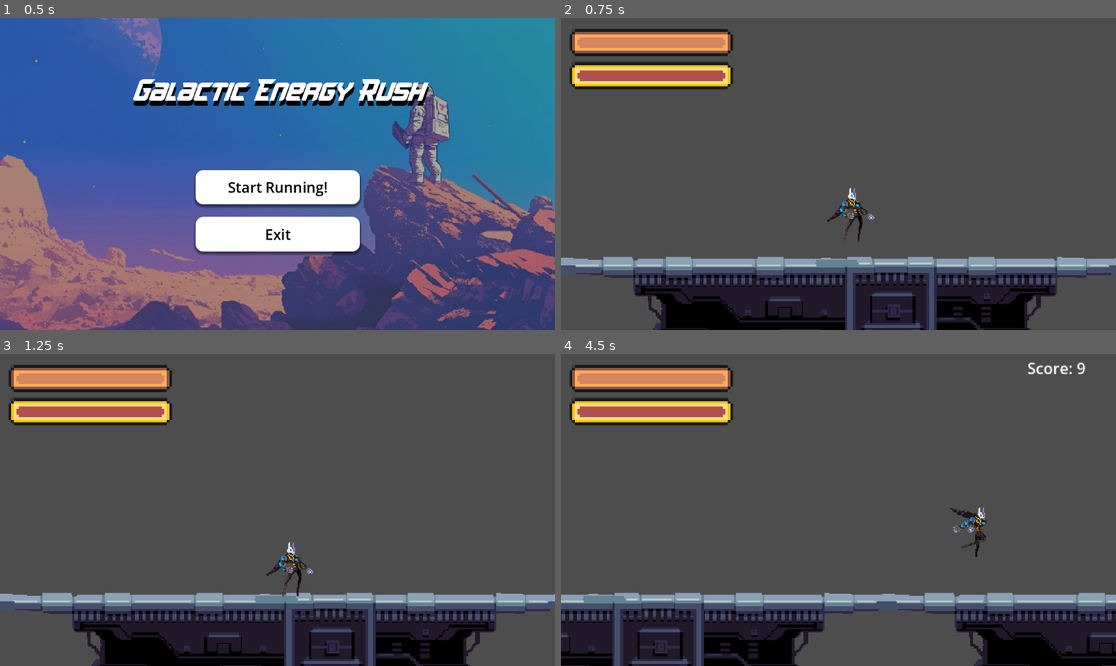
Above: before the commit, frames 1-4 (two rows, left to right).
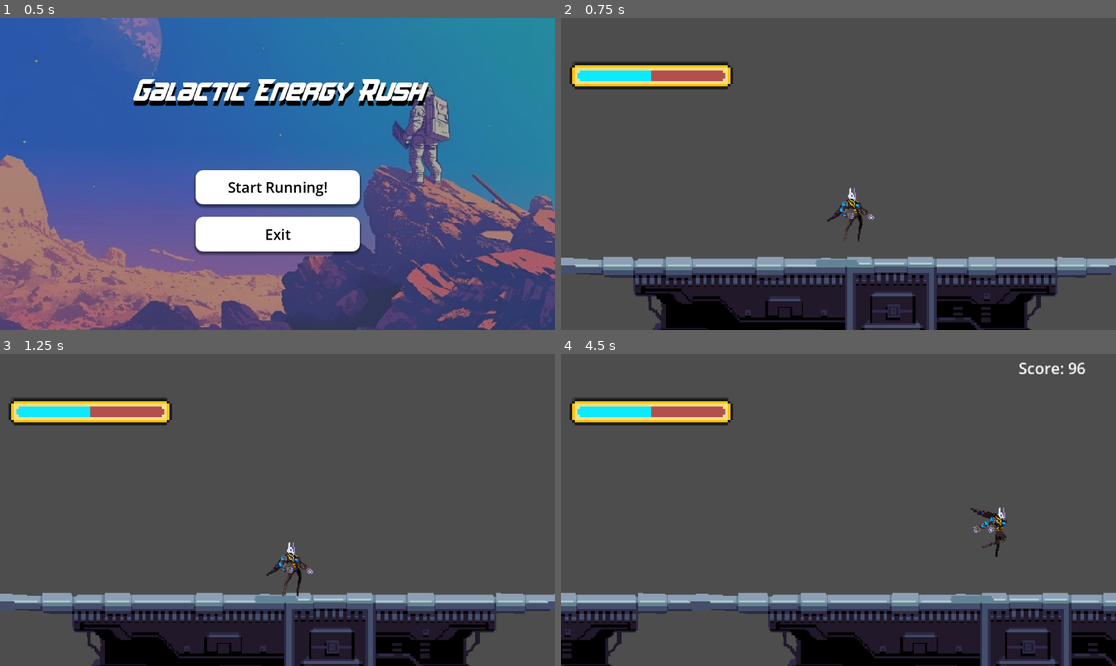
Above: after the commit, the same moments.

Repository: Mir-Shabab-Hasnat/galactic-energy-rush
Game: Godot game, scene res://scenes/main_menu.tscn
Same seed, same stepped clock (60 frames per second), same inputs: the game is played once before the commit and once after it. The engine's default icon, where the game draws it, is replaced by a stand-in: a white triangle on a blue panel in a dark square.
Inputs:
- Up to frame 1 (0.5 s): no input
- Up to frame 2 (0.75 s): click "Start Running!" at 0.5 s
- Up to frame 3 (1.25 s): no input
- Up to frame 4 (4.5 s): tap Enter (ui_accept) at 1.25, 1.52, 2.27, 3.77 s; hold Right (ui_right) 1.28-2.78 s; hold Left (ui_left) 2.78-3.53 s; hold Right (ui_right) from 3.53 s (still down)

Frame 1 is identical in both runs. In frame 2, 3.0% of the frame differs, in the area x 1-32%, y 3-21%; in frame 3, 3.0%; in frame 4, 21%, in the area x 0-100%, y 2-100%.

Commit message:
refactored energy to be stored in player left a lazy variable in the game.gd file for others to access, updated every tick from player. Removed health and replaced with just energy.

Diff:
--- a/floating_platform.gd
+++ b/floating_platform.gd
@@ -15,5 +15,5 @@
 func _process(delta: float) -> void:
 	var viewport_rect = get_viewport().get_visible_rect()
 	if global_position.x < viewport_rect.position.x -100:
-		print("platform free at ", position.x)
+		# print("platform free at ", position.x)
 		queue_free()
--- a/scenes/game.tscn
+++ b/scenes/game.tscn
@@ -6,7 +6,6 @@
 [ext_resource type="PackedScene" uid="uid://buea86mone3fc" path="res://scenes/MetalBlock.tscn" id="5_bdi6l"]
 [ext_resource type="PackedScene" uid="uid://c8g7ytr2jjwhn" path="res://scenes/Systems/enemy_spawner.tscn" id="5_os26m"]
 [ext_resource type="PackedScene" uid="uid://d1jri3j612yir" path="res://scenes/Systems/PowerUpManager.tscn" id="5_rp0wt"]
-[ext_resource type="PackedScene" uid="uid://c552dtay6v1ob" path="res://scenes/health_bar.tscn" id="6_0yogw"]
 [ext_resource type="PackedScene" uid="uid://3twjj60qwn1o" path="res://scenes/energy_bar.tscn" id="7_6hyyh"]
 
 [sub_resource type="WorldBoundaryShape2D" id="WorldBoundaryShape2D_n7mas"]
@@ -60,8 +59,6 @@
 
 [node name="PowerUpManager" parent="." instance=ExtResource("5_rp0wt")]
 
-[node name="HealthBar" parent="." instance=ExtResource("6_0yogw")]
-
 [node name="EnergyBar" parent="." instance=ExtResource("7_6hyyh")]
 
 [node name="ScoreLabel" type="Label" parent="."]
--- a/scripts/enemy_spawner.gd
+++ b/scripts/enemy_spawner.gd
@@ -4,8 +4,9 @@
 @export var floatingPlatform_scene = preload("res://scenes/floating_platform.tscn")
 @export var spawn_interval: float = randf_range(1.5,3.5)
 
+@onready var game_instance = get_node("/root/Game")
+
 var start_spawn = false
-
 var timer = 0.0
 
 # Called when the node enters the scene tree for the first time.
@@ -27,6 +28,7 @@
 	var evil_eye = evil_eye_scene.instantiate()
 
 	add_child(evil_eye)
+	evil_eye.connect("player_collided", Callable(game_instance, "_on_player_collided"))
 	evil_eye.can_move = true
 	evil_eye.global_position.x = 630
 	evil_eye.global_position.y = 200
@@ -45,7 +47,7 @@
 	MetalBox.global_position.x = 640
 	MetalBox.global_position.y = 220
 
-	print(MetalBox.global_position.x, " ",MetalBox.global_position.y)
+	# print(MetalBox.global_position.x, " ",MetalBox.global_position.y)
 
 func spawnFloatingplatform() -> void:
 
@@ -57,4 +59,4 @@
 	flPlatform.global_position.x = 500
 	flPlatform.global_position.y = height
 
-	print(flPlatform.global_position.x, " ",flPlatform.global_position.y)
+	# print(flPlatform.global_position.x, " ",flPlatform.global_position.y)
--- a/scripts/evil_eye.gd
+++ b/scripts/evil_eye.gd
@@ -7,10 +7,12 @@
 @export var speed: float = 200;
 
 var game_instance
+signal player_collided(damage)
+
 # Called when the node enters the scene tree for the first time.
 func _ready() -> void:
 	 # Connect the collision detection signal
-	connect("body_entered" ,Callable(self, "_on_body_entered"))
+	connect("body_entered", Callable(self, "_on_body_entered"))
 	game_instance = get_node("/root/Game")
 
 
@@ -24,21 +26,19 @@
 		position.x -= (speed + energy) * delta
 
 	if global_position.x < viewport_rect.position.x:
-		print("eye free at ", position.x)
+		# print("eye free at ", position.x)
 		queue_free()
 
 
 func _on_body_entered(body):
-	if body.is_in_group("player"):  # Assuming obstacles are in an "obstacles" group
-		print("Collision with obstacle detected!")
-		game_instance.health -= 10
-		game_instance.energy -= 5
-		print(game_instance.health)
+	if body.is_in_group("player"):
+		# print("Emitting player_collided signal with damage: 5")
+		emit_signal("player_collided", 5)  # Example damage value
 		queue_free()
 
 
 func update_energy() -> void:
-	energy = game_instance.energy * 3
+	energy = game_instance.player_energy * 3
 
 func update_move_state() -> void:
 	can_move = game_instance.start_run
--- a/scripts/game.gd
+++ b/scripts/game.gd
@@ -9,32 +9,25 @@
 
 @onready var player = $Player
 @onready var platform = $Platform
-# @onready var Obstacle = $EvilEye
-
-
+@onready var enemy = $EvilEye
 
 @onready var ObstacleSpawner = $"Enemy Spawner"
 @onready var powerup_manager = $"PowerUpManager"
 
-@onready var healthbar = $HealthBar
 @onready var energyBar = $EnergyBar
 @onready var scoreLabel = $ScoreLabel
 
-@export var energy: int = 0;
-var appliedEnergy
-@export var health = 1;
+var appliedEnergy # whats the point of this
+var player_energy
 var score: int = 0;
 var accumulated_score: float = 0.0;
 var game_started: bool = false
-
 var start_run = false
 
 
 # Called when the node enters the scene tree for the first time.
 func _ready() -> void:
-
-	healthbar.health = health
-	energyBar.energy = energy
+	energyBar.energy = player.energy
 
 	# Start the timer when the game is ready
 	$Timer.wait_time = 2.0  # Set the wait time to 2 seconds
@@ -46,17 +39,16 @@
 
 # Called every frame. 'delta' is the elapsed time since the previous frame.
 func _process(delta: float) -> void:
-	if health > 100:
-		health = 100
-	if energy > 100:
-		energy = 100
+	if player.energy > 100:
+		player.energy = 100
+		player_energy = player.energy
 
-	if health <= 0:
+	if player.energy <= 0:
 		game_end()
 
 	if start_run:
 		# Increment the accumulated score based on the player's velocity
-		accumulated_score += max(5, energy) * delta
+		accumulated_score += max(5, player.energy) * delta
 
 		# Update the integer score variable when the accumulated score exceeds 1
 		if accumulated_score >= 1.0:
@@ -74,8 +66,8 @@
 
 	handle_input()
 
-	energyBar.energy = energy
-	healthbar.health = health
+	energyBar.energy = player.energy
+	player_energy = player.energy
 
 	apply_energy()
 
@@ -93,16 +85,24 @@
 		if player.running or player.jump:
 			var direction := Input.get_axis("ui_left", "ui_right")
 			if direction:
-				player.velocity.x = direction * (Speed + energy)
+				player.velocity.x = direction * (Speed + player.energy)
 			else:
-				player.velocity.x = move_toward(player.velocity.x, 0, (Speed + energy))
+				player.velocity.x = move_toward(player.velocity.x, 0, (Speed + player.energy))
 
 	player.move_and_slide()
 
+func _on_player_collided(energy_loss):
+	if not player.is_invincible:
+		player.decrement_energy(energy_loss)
+		player.energy -= energy_loss
+		player_energy = player.energy
+		energyBar.energy = player.energy  # Update energy bar with player's energy
+
+
+# What does this function do?
 func apply_energy():
-	appliedEnergy = energy * 2
+	appliedEnergy = player.energy * 2
 	platform.energy = appliedEnergy
-
 
 func _on_timer_timeout() -> void:
 	start_run = true
@@ -131,6 +131,6 @@
 		start_run = false
 
 
-		print("Loaded main menu scene.")
+		# print("Loaded main menu scene.")
 	else:
 		print("Error: main_menu scene is not loaded correctly.")
--- a/scripts/metal_block.gd
+++ b/scripts/metal_block.gd
@@ -19,7 +19,7 @@
 	update_energy()
 	var viewport_rect = get_viewport().get_visible_rect()
 	if global_position.x < viewport_rect.position.x:
-		print("metal free at ", position.x)
+		# print("metal free at ", position.x)
 		queue_free()
 	pass
 
@@ -30,8 +30,7 @@
 		position.x -= (speed + energy) * delta  # Move the body right at 100 pixels per second
 
 func update_energy() -> void:
-
-	energy = game_instance.energy * 3
+	energy = game_instance.player_energy * 3
 
 func update_move_state() -> void:
 	can_move = game_instance.start_run
--- a/scripts/player.gd
+++ b/scripts/player.gd
@@ -8,6 +8,7 @@
 var jump = false
 var is_invincible: bool = false
 var double_points = false
+var energy: int = 50
 
 @onready var animated_player = $AnimatedSprite2D
 
@@ -56,4 +57,6 @@
 		# Double the current score
 		pass
 
-#detects palyer collosion with obstacles
+func decrement_energy(amount: int):
+	if not is_invincible:
+		energy -= amount
--- a/scripts/powerups/DoublePoints.gd
+++ b/scripts/powerups/DoublePoints.gd
@@ -4,7 +4,7 @@
 # @onready var animated_sprite = $Sprite2D
 
 func apply_effect(player):
-    player.double_points = true
+	player.double_points = true
 
 func remove_effect(player):
-    player.double_points = false
+	player.double_points = false
--- a/scripts/powerups/power_up.gd
+++ b/scripts/powerups/power_up.gd
@@ -7,7 +7,7 @@
 var effect_script: GDScript
 var can_move = false
 var energy = 0
-var game
+var game_instance
 
 @export var speed: float = 200;
 @onready var sprite = $powerupSprite  # Reference to the Sprite2D node
@@ -25,7 +25,7 @@
 		queue_free()
 
 func update_move_state() -> void:
-	can_move = game.start_run
+	can_move = game_instance.start_run
 
 func _ready():
 
@@ -39,29 +39,23 @@
 
 
 func update_energy() -> void:
-
-	energy = game.energy * 3
+	energy = game_instance.player_energy * 3
 
 func apply_power_up(player):
 	if power_up_type == PowerUpType.ENERGY_PICKUP:
-		if game:
-			if game.energy <= 100:
-				game.energy += 10  # Increment the energy value in the game node
-			print("Applied Energy increased by 10. Current energy: ", game.appliedEnergy)
-			print("Energy increased by 10. Current energy: ", game.energy)
+		if game_instance:
+			if player.energy <= 100:
+				player.energy += 10  # Increment the energy value in the game node
 		else:
 			print("Error: game reference is not set")
 	if power_up_type == PowerUpType.DOUBLE_POINTS:
-		if game:
-			if game.health <= 100:
-				game.health += 25
-			print("HEALTH: ", game.health)
+		pass
 	else:
 		if effect_script:
 			var effect_instance = effect_script.new()
 			get_tree().root.add_child(effect_instance)
 			effect_instance.start_effect(player)
-			print("Powerup applied: ", power_up_type)
+			# print("Powerup applied: ", power_up_type)
 		else:
 			print("Error: effect_script is not set")
 
--- a/scripts/powerups/powerup_manager.gd
+++ b/scripts/powerups/powerup_manager.gd
@@ -3,7 +3,7 @@
 # Preload the powerup scene
 var PowerUpScene = preload("res://scenes/powerup.tscn")
 
-@export var spawn_interval: float = 1
+@export var spawn_interval: float = 5
 
 # Preload the effect scenes
 var InvincibilityEffectScript = preload("res://scripts/powerups/Invincibility.gd")
@@ -16,11 +16,11 @@
 var start_spawn = false
 var timer = 0.0
 
-var game
+var game_instance
 
 # Called when the node enters the scene tree for the first time.
 func _ready() -> void:
-	game = get_node("/root/Game")
+	game_instance = get_node("/root/Game")
 
 
 func _process(delta: float) -> void:
@@ -38,7 +38,7 @@
 	powerup.can_move = true
 	powerup.global_position.x = viewport_rect.size.x + 20 # Spawn just off the right side
 	powerup.global_position.y = 225
-	powerup.game = game  # Pass the game reference to the powerup
+	powerup.game_instance = game_instance  # Pass the game reference to the powerup
 	# print("Powerup spawned: ", powerup.power_up_type)
 	# print("At x: ", powerup.global_position.x, " y: ", powerup.global_position.y)
 
Not shown: 1 places in scenes/game.tscn that only renumber resources
